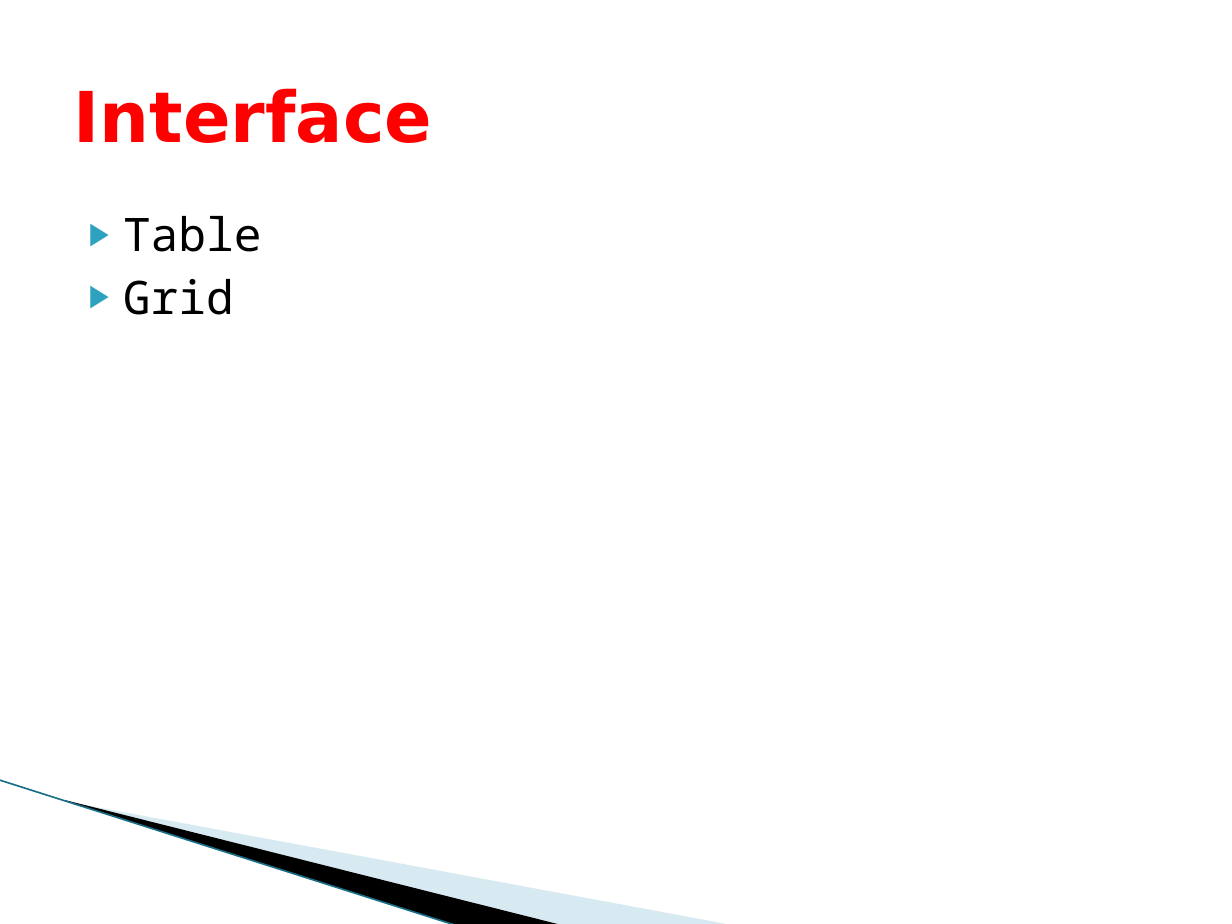
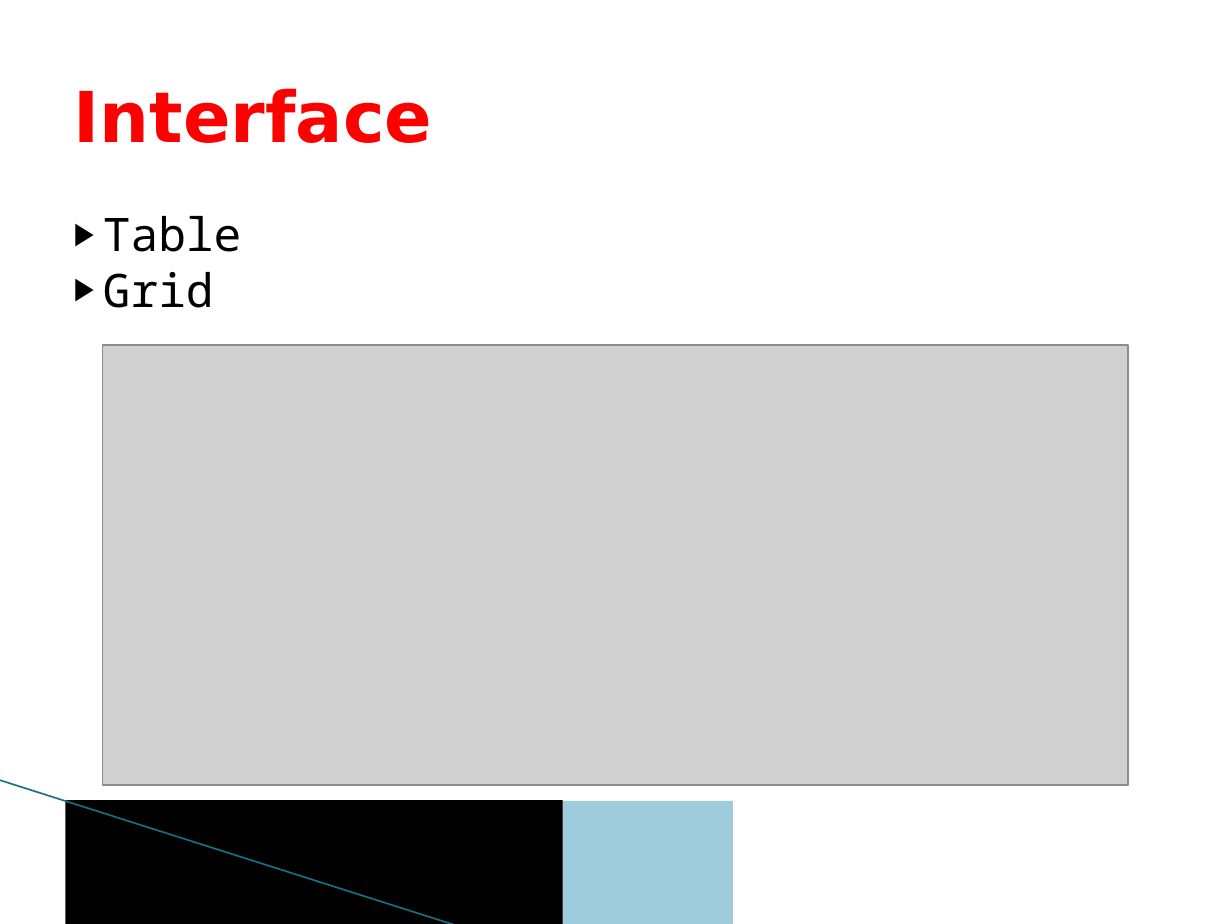
Before and after one commit to zuki95/gevpro-project--teamoptimel-, a slide deck: slide 3 of presentatie.pptx. Drawn at 1232x924 pixels with LibreOffice and Linux fonts; fonts in the diff are those of the drawing; grey boxes stand for pictures; background and template pictures are left out. Boxes give left, top, right and bottom in pixels: in the first picture for what was removed or moved away, otherwise in the second. Text is boxed around its words. In the diff, an @@ line names an element or a change of style, - is before the commit and + after.

```diff
--- a/presentatie.pptx
+++ b/presentatie.pptx
@@ text "Table" at [103,216,242,308]: text colour #282828 to #000000; indent changed; less space between paragraphs @@
@@ picture added at [102,345,1127,785] @@
@@ line (0, 780) - (457, 924): stroke #97C5D8 0.95 pt to #196F85 0.96 pt @@
@@ freeform shape removed at [65,800,563,924] @@
@@ rectangle added at [65,800,563,924], fill #000000 @@
@@ freeform shape removed at [68,801,733,924] @@
@@ rectangle added at [68,801,733,924], fill #9FCBDC @@
```
Also in this commit, not shown: 3 other slides changed.
